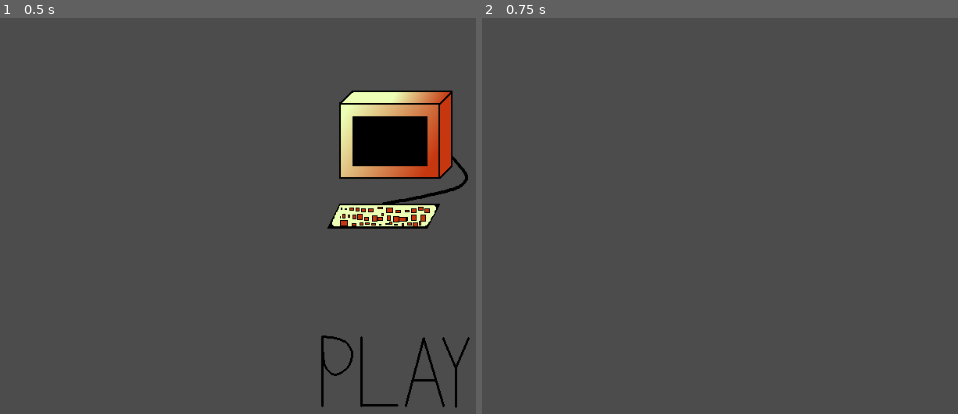
Above: before the commit, frames 1-2 (left to right).
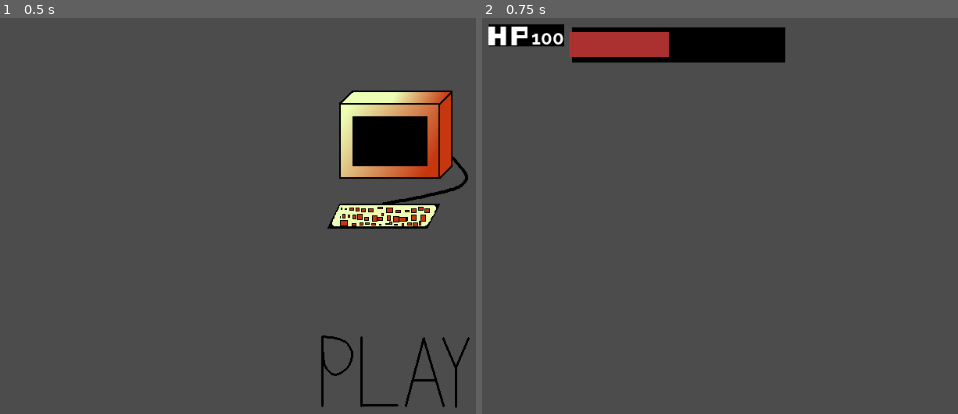
Above: after the commit, the same moments.

Repository: ernst183/CyberPunk
Game: Godot game, scene res://menus/main_menu/MainMenu.tscn
The game is run twice, just before and just after one commit, with the same random seed, the same clock (stepped at 60 frames per second) and the same inputs.
Inputs (mouse positions are in pixels of both pictures, inside the frame that each line leads up to):
- Up to frame 1 (0.5 s): no input
- Up to frame 2 (0.75 s): click (877, 374) at 0.5 s

Frame 1 is identical in both runs. In frame 2, 4.9% of the frame differs, in the area x 1-64%, y 1-12%.

Commit message:
Exploring gui

Diff:
--- a/menus/main_menu/MainMenu.tscn
+++ b/menus/main_menu/MainMenu.tscn
@@ -4,7 +4,7 @@
 [ext_resource path="res://menus/main_menu/play.png" type="Texture" id=2]
 [ext_resource path="res://menus/main_menu/TextureButton.gd" type="Script" id=3]
 
-[node name="MarginContainer" type="MarginContainer" index="0"]
+[node name="MarginContainer" type="MarginContainer"]
 
 anchor_left = 0.0
 anchor_top = 0.0
@@ -30,7 +30,7 @@
 margin_left = 120.0
 margin_top = 80.0
 margin_right = 904.0
-margin_bottom = 600.0
+margin_bottom = 596.0
 rect_pivot_offset = Vector2( 0, 0 )
 rect_clip_content = false
 mouse_filter = 0
@@ -47,7 +47,7 @@
 anchor_bottom = 0.0
 margin_left = 264.0
 margin_right = 520.0
-margin_bottom = 520.0
+margin_bottom = 516.0
 rect_pivot_offset = Vector2( 0, 0 )
 rect_clip_content = false
 mouse_filter = 1
@@ -82,7 +82,7 @@
 anchor_bottom = 0.0
 margin_top = 260.0
 margin_right = 256.0
-margin_bottom = 520.0
+margin_bottom = 516.0
 rect_pivot_offset = Vector2( 0, 0 )
 rect_clip_content = false
 mouse_filter = 1
--- a/menus/main_menu/TextureButton.gd
+++ b/menus/main_menu/TextureButton.gd
@@ -12,4 +12,4 @@
 
 func _process(delta):
 	if self.pressed:
-		get_tree().change_scene("res://scenes/FirstLevel.tscn")
+		get_tree().change_scene("res://scenes/FirstLevel/GUI.tscn")
--- /dev/null
+++ b/scenes/FirstLevel/GUI.tscn
@@ -0,0 +1,193 @@
+[gd_scene load_steps=6 format=2]
+
+[ext_resource path="res://scenes/FirstLevel/HPBackground.png" type="Texture" id=1]
+[ext_resource path="res://scenes/FirstLevel/HP.png" type="Texture" id=2]
+[ext_resource path="res://scenes/FirstLevel/Raleway-Bold.ttf" type="DynamicFontData" id=3]
+[ext_resource path="res://scenes/FirstLevel/HealthBar.png" type="Texture" id=4]
+
+[sub_resource type="DynamicFont" id=1]
+
+size = 24
+use_mipmaps = false
+use_filter = false
+font_data = ExtResource( 3 )
+
+[node name="GUI" type="MarginContainer" index="0"]
+
+anchor_left = 0.0
+anchor_top = 0.0
+anchor_right = 1.0
+anchor_bottom = 1.0
+rect_pivot_offset = Vector2( 0, 0 )
+rect_clip_content = false
+mouse_filter = 0
+mouse_default_cursor_shape = 0
+size_flags_horizontal = 1
+size_flags_vertical = 1
+custom_constants/margin_right = 20
+custom_constants/margin_top = 20
+custom_constants/margin_left = 20
+custom_constants/margin_bottom = 0
+_sections_unfolded = [ "custom_constants" ]
+
+[node name="HBoxContainer" type="HBoxContainer" parent="." index="0"]
+
+anchor_left = 0.0
+anchor_top = 0.0
+anchor_right = 0.0
+anchor_bottom = 0.0
+margin_left = 20.0
+margin_top = 20.0
+margin_right = 1004.0
+margin_bottom = 600.0
+rect_pivot_offset = Vector2( 0, 0 )
+rect_clip_content = false
+mouse_filter = 1
+mouse_default_cursor_shape = 0
+size_flags_horizontal = 1
+size_flags_vertical = 1
+alignment = 0
+
+[node name="Bars" type="VBoxContainer" parent="HBoxContainer" index="0"]
+
+anchor_left = 0.0
+anchor_top = 0.0
+anchor_right = 0.0
+anchor_bottom = 0.0
+margin_right = 108.0
+margin_bottom = 580.0
+rect_pivot_offset = Vector2( 0, 0 )
+rect_clip_content = false
+mouse_filter = 1
+mouse_default_cursor_shape = 0
+size_flags_horizontal = 1
+size_flags_vertical = 1
+alignment = 0
+
+[node name="Count" type="MarginContainer" parent="HBoxContainer/Bars" index="0"]
+
+anchor_left = 0.0
+anchor_top = 0.0
+anchor_right = 0.0
+anchor_bottom = 0.0
+margin_left = -2.0
+margin_top = 19.0
+margin_right = 106.0
+margin_bottom = 59.0
+rect_pivot_offset = Vector2( 0, 0 )
+rect_clip_content = false
+mouse_filter = 0
+mouse_default_cursor_shape = 0
+size_flags_horizontal = 1
+size_flags_vertical = 1
+__meta__ = {
+"_edit_group_": true
+}
+
+[node name="Background" type="NinePatchRect" parent="HBoxContainer/Bars/Count" index="0"]
+
+anchor_left = 0.0
+anchor_top = 0.0
+anchor_right = 0.0
+anchor_bottom = 0.0
+margin_left = 8.0
+margin_right = 108.0
+margin_bottom = 40.0
+rect_min_size = Vector2( 100, 40 )
+rect_pivot_offset = Vector2( 0, 0 )
+rect_clip_content = false
+mouse_filter = 2
+mouse_default_cursor_shape = 0
+size_flags_horizontal = 1
+size_flags_vertical = 1
+texture = ExtResource( 1 )
+_sections_unfolded = [ "Rect" ]
+
+[node name="Title" type="TextureRect" parent="HBoxContainer/Bars/Count/Background" index="0"]
+
+anchor_left = 0.0
+anchor_top = 0.0
+anchor_right = 0.0
+anchor_bottom = 0.0
+margin_right = 53.0
+margin_bottom = 40.0
+rect_pivot_offset = Vector2( 0, 0 )
+rect_clip_content = false
+mouse_filter = 1
+mouse_default_cursor_shape = 0
+size_flags_horizontal = 1
+size_flags_vertical = 1
+texture = ExtResource( 2 )
+stretch_mode = 4
+_sections_unfolded = [ "Rect" ]
+
+[node name="Number" type="Label" parent="HBoxContainer/Bars/Count/Background" index="1"]
+
+anchor_left = 0.0
+anchor_top = 0.0
+anchor_right = 1.0
+anchor_bottom = 1.0
+margin_top = -2.0
+margin_right = -2.0
+margin_bottom = -2.0
+rect_pivot_offset = Vector2( 0, 0 )
+rect_clip_content = false
+mouse_filter = 2
+mouse_default_cursor_shape = 0
+size_flags_horizontal = 1
+size_flags_vertical = 4
+custom_fonts/font = SubResource( 1 )
+text = "100"
+align = 2
+valign = 2
+percent_visible = 1.0
+lines_skipped = 0
+max_lines_visible = -1
+_sections_unfolded = [ "custom_fonts" ]
+
+[node name="TextureProgress" type="TextureProgress" parent="HBoxContainer" index="1"]
+
+anchor_left = 0.0
+anchor_top = 0.0
+anchor_right = 0.0
+anchor_bottom = 0.0
+margin_left = 112.0
+margin_right = 394.0
+margin_bottom = 64.0
+rect_pivot_offset = Vector2( 0, 0 )
+rect_clip_content = false
+mouse_filter = 1
+mouse_default_cursor_shape = 0
+size_flags_horizontal = 1
+size_flags_vertical = 1
+min_value = 0.0
+max_value = 100.0
+step = 1.0
+page = 0.0
+value = 50.0
+exp_edit = false
+rounded = false
+texture_under = ExtResource( 1 )
+texture_over = null
+texture_progress = ExtResource( 4 )
+radial_fill_degrees = 360.0
+radial_center_offset = Vector2( 0, 0 )
+nine_patch_stretch = false
+_sections_unfolded = [ "Textures" ]
+
+[node name="Counters" type="HBoxContainer" parent="HBoxContainer" index="2"]
+
+anchor_left = 0.0
+anchor_top = 0.0
+anchor_right = 0.0
+anchor_bottom = 0.0
+margin_left = 398.0
+margin_right = 398.0
+margin_bottom = 580.0
+rect_pivot_offset = Vector2( 0, 0 )
+rect_clip_content = false
+mouse_filter = 1
+mouse_default_cursor_shape = 0
+size_flags_horizontal = 1
+size_flags_vertical = 1
+alignment = 0
Binary file added: scenes/FirstLevel/ChipCounter.png
Not shown, added: scenes/FirstLevel/ChipCounter.png.import
Binary file added: scenes/FirstLevel/ChipImage.png
Not shown, added: scenes/FirstLevel/ChipImage.png.import
Renamed: scenes/FirstLevel.tscn -> scenes/FirstLevel/FirstLevel.tscn
Binary file added: scenes/FirstLevel/HP.png
Not shown, added: scenes/FirstLevel/HP.png.import
Binary file added: scenes/FirstLevel/HPBackground.png
Not shown, added: scenes/FirstLevel/HPBackground.png.import
Binary file added: scenes/FirstLevel/HealthBar.png
Not shown, added: scenes/FirstLevel/HealthBar.png.import
Binary file added: scenes/FirstLevel/Raleway-Bold.ttf
